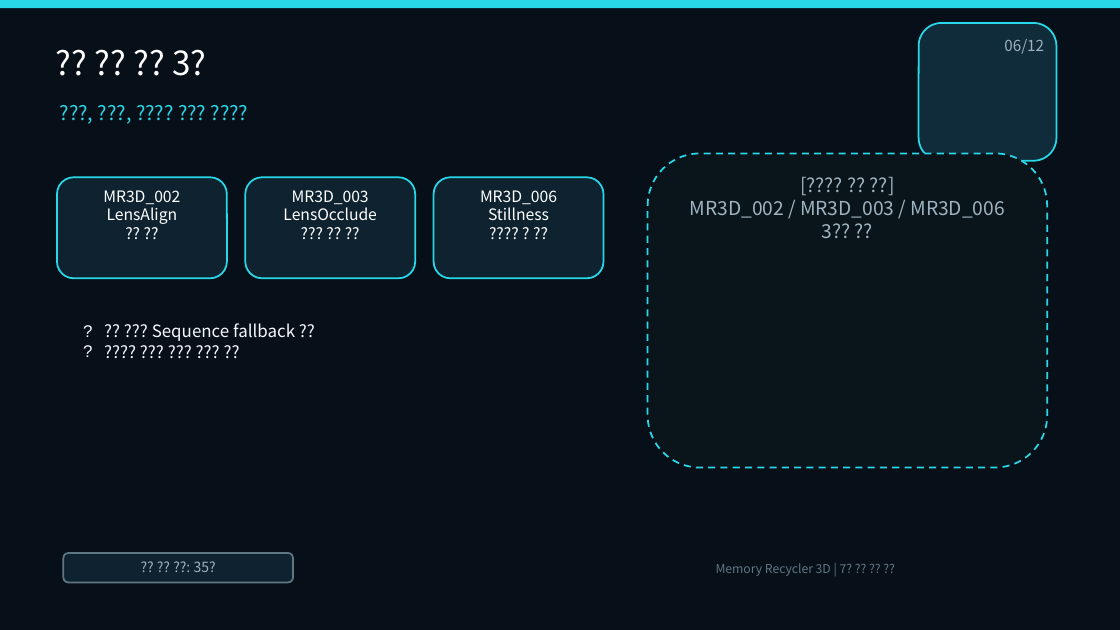
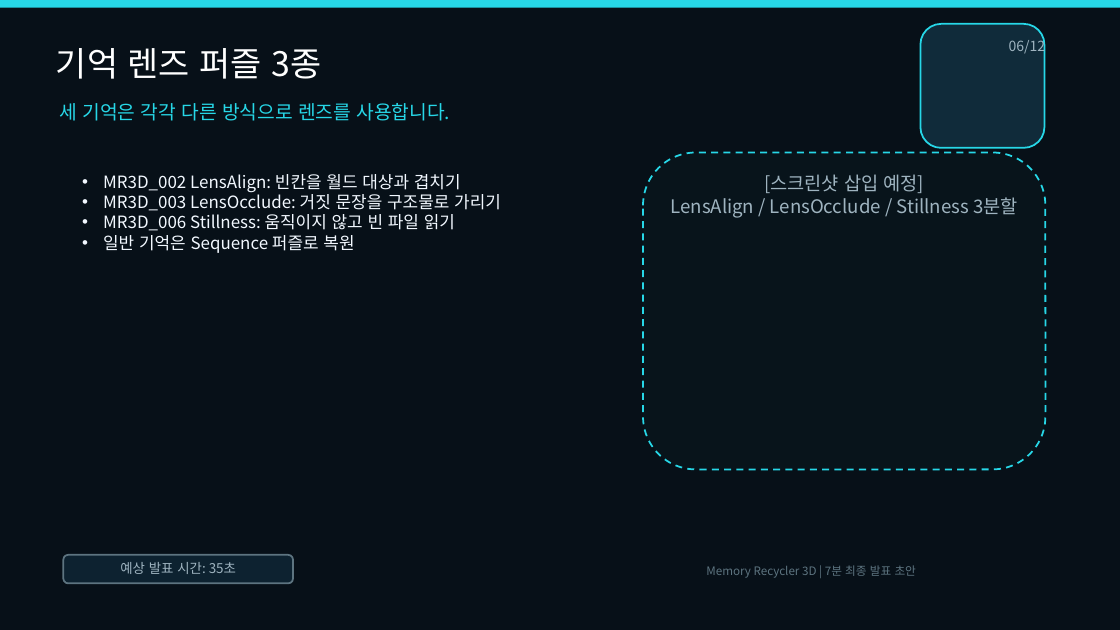
Before and after one commit to wodnd0403/memory_recycler, a slide deck: slide 6 of Docs/MemoryRecycler3D_Final_Presentation.pptx. Drawn at 1120x630 pixels with LibreOffice and Linux fonts; fonts in the diff are those of the drawing. Boxes give left, top, right and bottom in pixels: in the first picture for what was removed or moved away, otherwise in the second. Text is boxed around its words. In the diff, an @@ line names an element or a change of style, - is before the commit and + after.

Commit message:
fix: 최종 발표 PPT 한글 인코딩 정상화

```diff
--- a/Docs/MemoryRecycler3D_Final_Presentation.pptx
+++ b/Docs/MemoryRecycler3D_Final_Presentation.pptx
@@ rounded rectangle: place and size @@
-rounded rectangle at (919,23,1057,160)
+rounded rectangle at (921,24,1045,148)
@@ rounded rectangle at (921,24,1045,148): outline #28D8E8 1.5 pt to #27D7E7 1.5 pt @@
@@ text at (56,48,321,79): text changed; size 28.5 to 29 pt @@
-?? ?? ?? 3?
+기억 렌즈 퍼즐 3종
@@ text "06/12" at (1009,37,1046,55): size 13 to 12 pt @@
@@ text at (60,103,450,121): text changed; size 17 to 16.5 pt; text colour #28D8E8 to #27D7E7 @@
-???, ???, ???? ??? ????
+세 기억은 각각 다른 방식으로 렌즈를 사용합니다.
@@ rounded rectangle removed at (57,177,227,278) @@
-MR3D_002
-LensAlign
-?? ??
@@ text added at (103,174,501,253), 14.5 pt, text #F2F8FF @@
+• MR3D_002 LensAlign: 빈칸을 월드 대상과 겹치기
+• MR3D_003 LensOcclude: 거짓 문장을 구조물로 가리기
+• MR3D_006 Stillness: 움직이지 않고 빈 파일 읽기
+• 일반 기억은 Sequence 퍼즐로 복원
@@ rounded rectangle removed at (245,177,415,278) @@
-MR3D_003
-LensOcclude
-??? ?? ??
@@ rounded rectangle removed at (434,177,603,278) @@
-MR3D_006
-Stillness
-???? ? ??
@@ rounded rectangle "[스크린샷 삽입 예정]": place and size @@
-rounded rectangle "[스크린샷 삽입 예정]" at (648,154,1048,468)
+rounded rectangle "[스크린샷 삽입 예정]" at (644,153,1046,470)
@@ rounded rectangle "[스크린샷 삽입 예정]" at (644,153,1046,470): fill #0A141B to #08141B; outline #28D8E8 1.5 pt dashed to #27D7E7 1.5 pt dashed @@
@@ text in rounded rectangle at (671,174,1018,218): text changed; size 16.5 to 16 pt @@
-[???? ?? ??]
-MR3D_002 / MR3D_003 / MR3D_006 3?? ??
+[스크린샷 삽입 예정]
+LensAlign / LensOcclude / Stillness 3분할
@@ text removed at (152,323,295,341) @@
-? ?? ??? Sequence fallback ??
-? ???? ??? ??? ??? ??
@@ rounded rectangle removed at (63,553,292,582) @@
-?? ?? ??: 35?
@@ rounded rectangle added at (63,555,292,584), fill #0D2230, outline #5D7480 1.5 pt, 11.5 pt, text #9FB4C0 @@
+예상 발표 시간: 35초
@@ text at (706,565,916,578): text changed; size 10.5 to 10 pt; text colour #5F7783 to #5D7480 @@
-Memory Recycler 3D | 7? ?? ?? ??
+Memory Recycler 3D | 7분 최종 발표 초안
```
Also in this commit, not shown: 8 other slides changed, 3 slides added, 3 slides removed, 2 other files.
